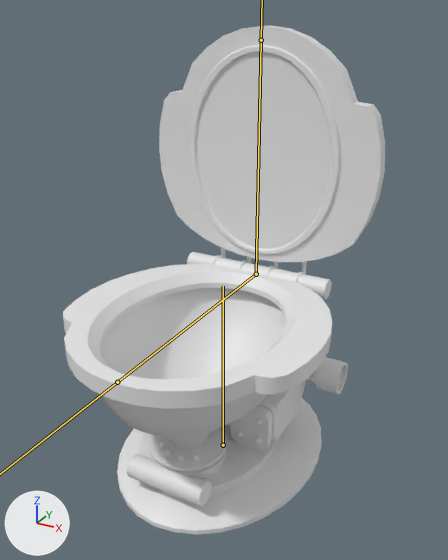
Before and after pictures for a commit that changed the FBX model Blender/submarine/toilet/toilet.fbx.
Both versions are drawn from a camera (50 mm lens) standing at (0.785, -1.423, 1.294) and looking at (0.032, -0.054, 0.61). The lights are fixed; the arrows at lower left show +X, +Y and +Z. The bones that bend it are drawn over the model as lines.

Names of what the first picture shows: 'zachod.002'.
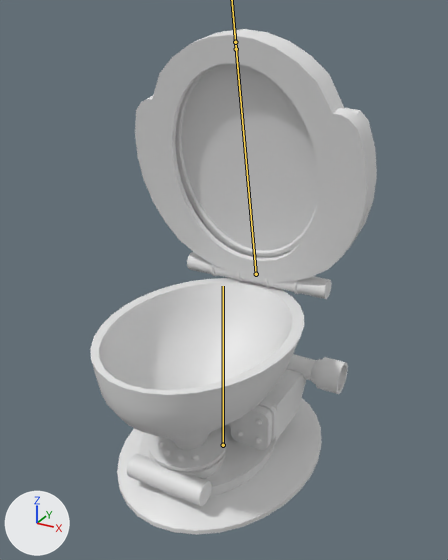
The newer file adds an action. The first version stands in its rest pose; the second is drawn at frame 10 of the action '2-0'.

Boxes [x1, y1, x2, y2] around the edits, measured in the pictures (448 x 560 px):
'zachod.002', posed (11% narrower): before [63, 25, 385, 535]; after [90, 29, 377, 535]
bone 'Cover', root to tip: before (256, 274) to (261, 40); after (256, 274) to (236, 49)
bone 'Seat', root to tip: before (256, 274) to (117, 382); after (256, 274) to (235, 42)

Patch to the scene script:
```diff
--- a/Blender/submarine/toilet/toilet.fbx.py
+++ b/Blender/submarine/toilet/toilet.fbx.py
@@ bone_cover @@
 bone_cover = bpy.data.objects['Arm_toilet'].pose.bones['Cover']  # child of 'Root'
-bone_cover.rotation_quaternion = (1.0, 0.0, 0.0, 0.0)  # degrees (0, 0, 0)
+bone_cover.rotation_quaternion = (0.994, 0.106, 0.0, 0.0)  # degrees (12, 0, 0)
@@ bone_seat @@
 bone_seat = bpy.data.objects['Arm_toilet'].pose.bones['Seat']  # child of 'Root'
-bone_seat.rotation_quaternion = (1.0, 0.0, 0.0, 0.0)  # degrees (0, 0, 0)
+bone_seat.rotation_quaternion = (0.778, -0.628, 0.0, 0.0)  # degrees (-78, 0, 0)
```
